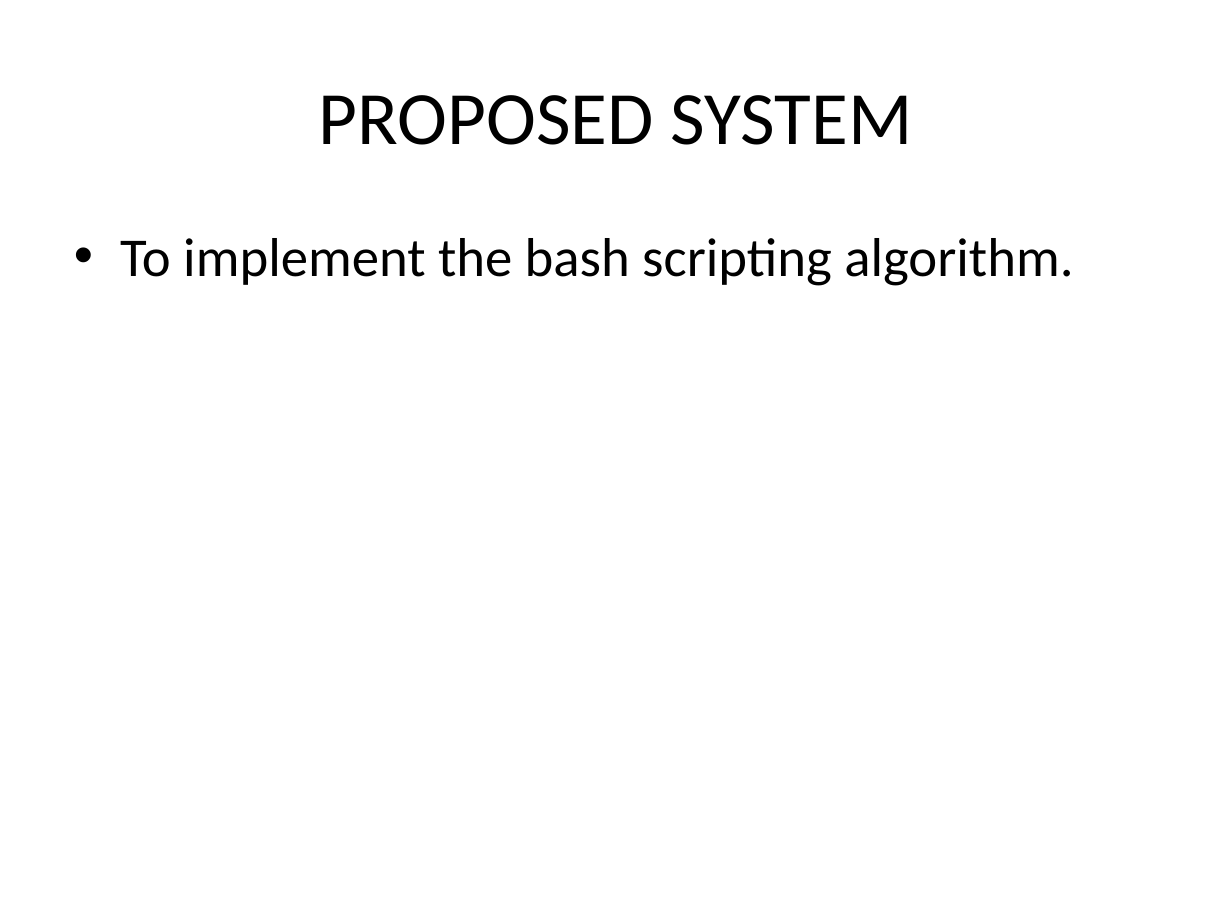
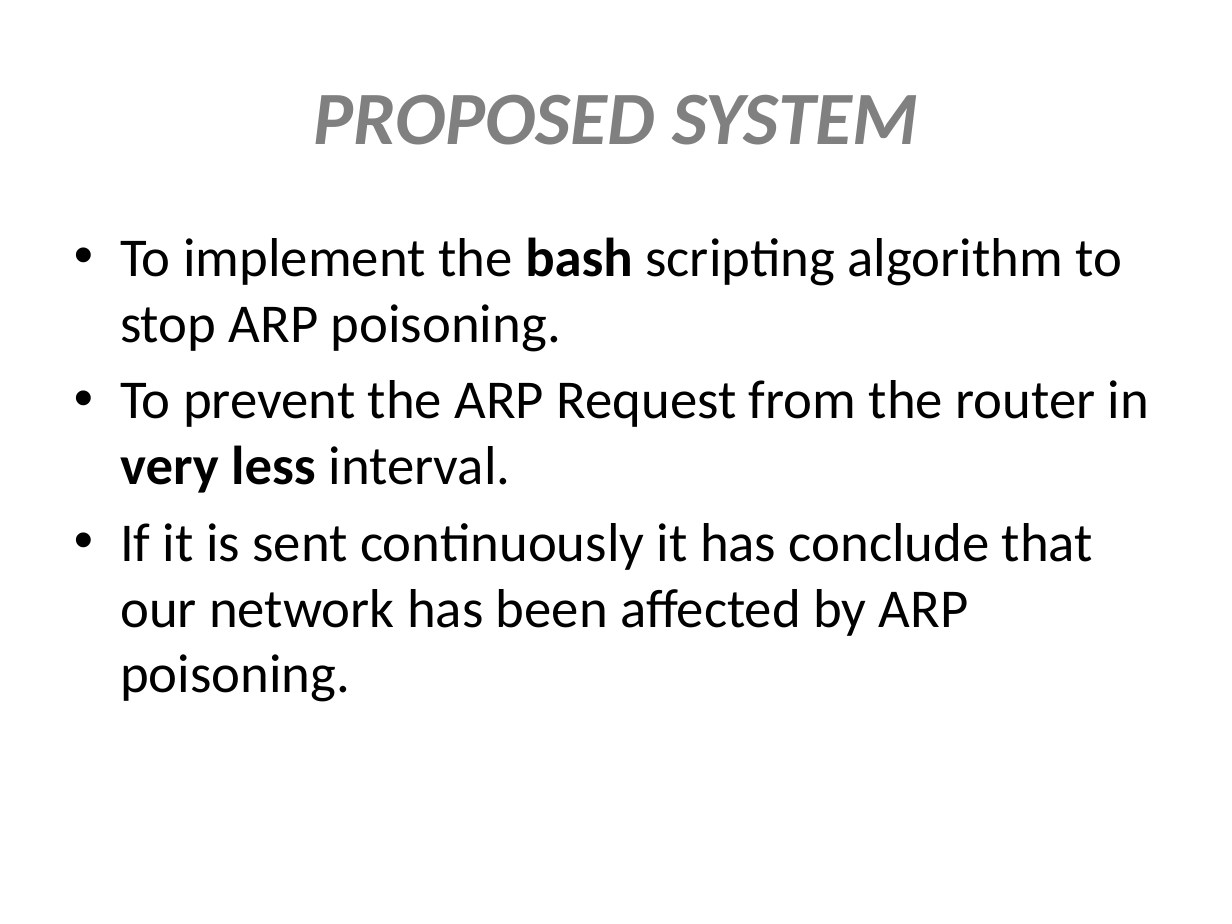
Before and after one commit to Musthafa2001/project-ppt, a slide deck: slide 5 of ARP SNIFFER IN OPEN WIFI.pptx. Drawn at 1232x924 pixels with LibreOffice and Linux fonts; fonts in the diff are those of the drawing. Boxes give left, top, right and bottom in pixels: in the first picture for what was removed or moved away, otherwise in the second. Text is boxed around its words. In the diff, an @@ line names an element or a change of style, - is before the commit and + after.

```diff
--- a/ARP SNIFFER IN OPEN WIFI.pptx
+++ b/ARP SNIFFER IN OPEN WIFI.pptx
@@ title "PROPOSED SYSTEM" at [313, 94, 918, 145]: text colour #000000 to #808080, bold on, italic on @@
@@ text at [120, 237, 1149, 702]: text changed @@
-• To implement the bash scripting algorithm.
+• To implement the bash scripting algorithm to stop ARP poisoning.
+• To prevent the ARP Request from the router in very less interval.
+• If it is sent continuously it has conclude that our network has been affected by ARP poisoning.
```
Also in this commit, not shown: 3 other slides changed, 1 slide added, 1 slide removed.
